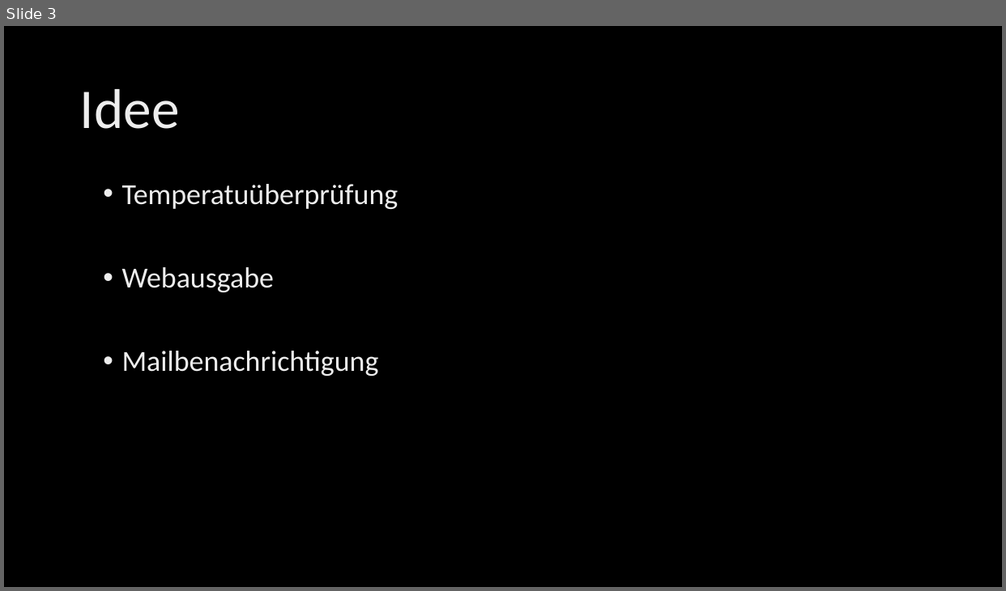
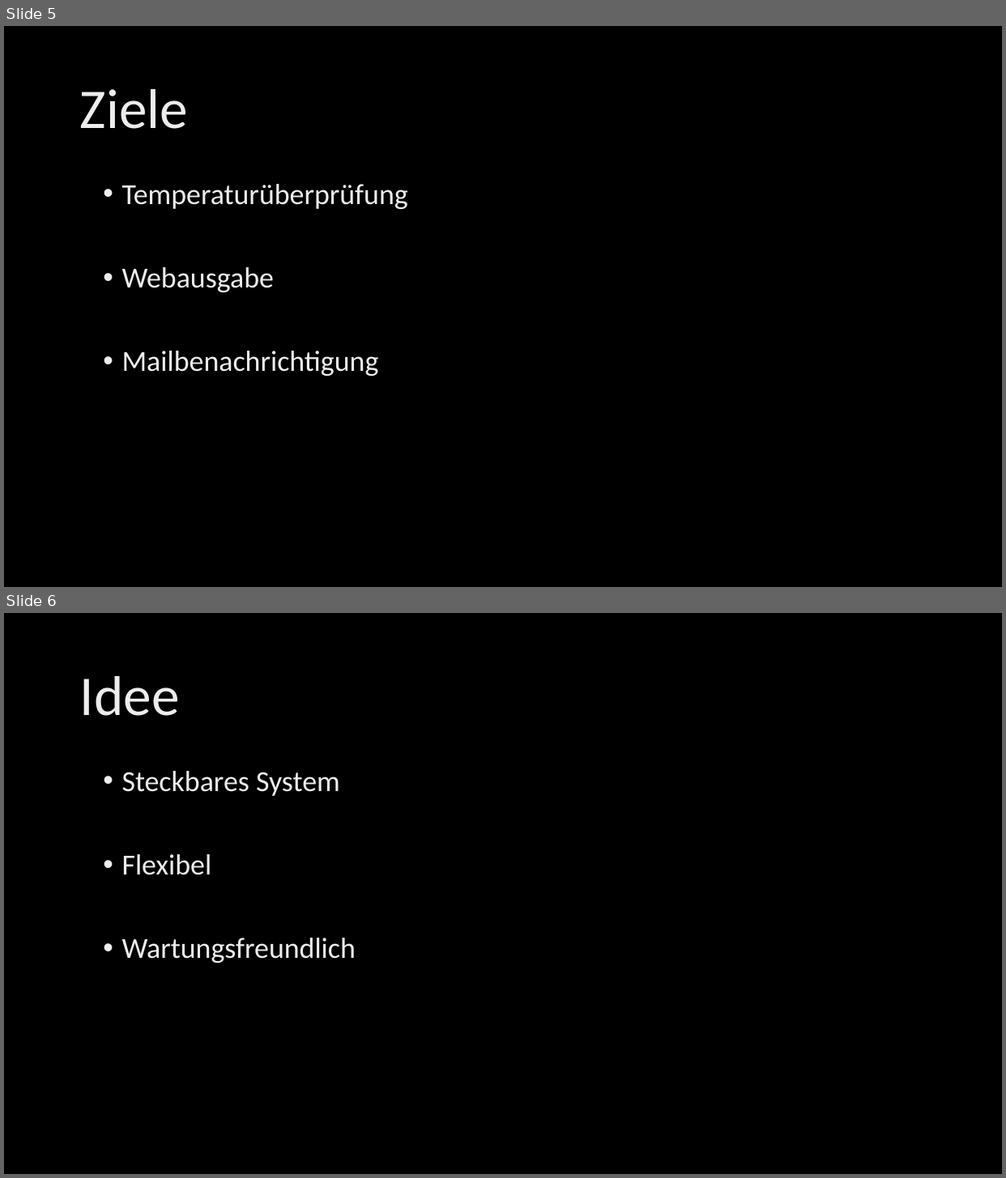
Before and after one commit to tkreienbuehl/I_BA_NS1701, a slide deck: Presentation/Presentation.pptx. Shown one above the other, each under a label of ours: slide 3 before the commit, slides 5 and 6 after it. The pictures are 1006x591 and 1006x1178 pixels, drawn with LibreOffice and Linux fonts; fonts in the diff are those of the drawing; background and template pictures are left out. Boxes give left, top, right and bottom in pixels: in the first picture for what was removed or moved away, otherwise in the second. Text is boxed around its words. In the diff, an @@ line names an element or a change of style, - is before the commit and + after.

```diff
--- a/Presentation/Presentation.pptx
+++ b/Presentation/Presentation.pptx
@@ slide 6 added at box(4, 613, 1002, 1174), background picture (left out) @@
@@ title added at box(80, 676, 180, 716), 54 pt, text gradient #BFBFBF to #EDEDED to #FFFFFF @@
+Idee
@@ text added at box(122, 771, 356, 963), 28 pt, text gradient #BFBFBF to #EDEDED to #FFFFFF @@
+• Steckbares System
+• Flexibel
+• Wartungsfreundlich
@@ what was slide 3 is now slide 5 @@
@@ slide 5 changed as well @@
@@ title at box(80, 89, 188, 129): text changed @@
-Idee
+Ziele
@@ text at box(122, 184, 408, 209): text changed @@
-• Temperatuüberprüfung
+• Temperaturüberprüfung
```
Also in this commit, not shown: 3 other slides changed, 11 other slides added, 3 slides removed, 1 other file.
